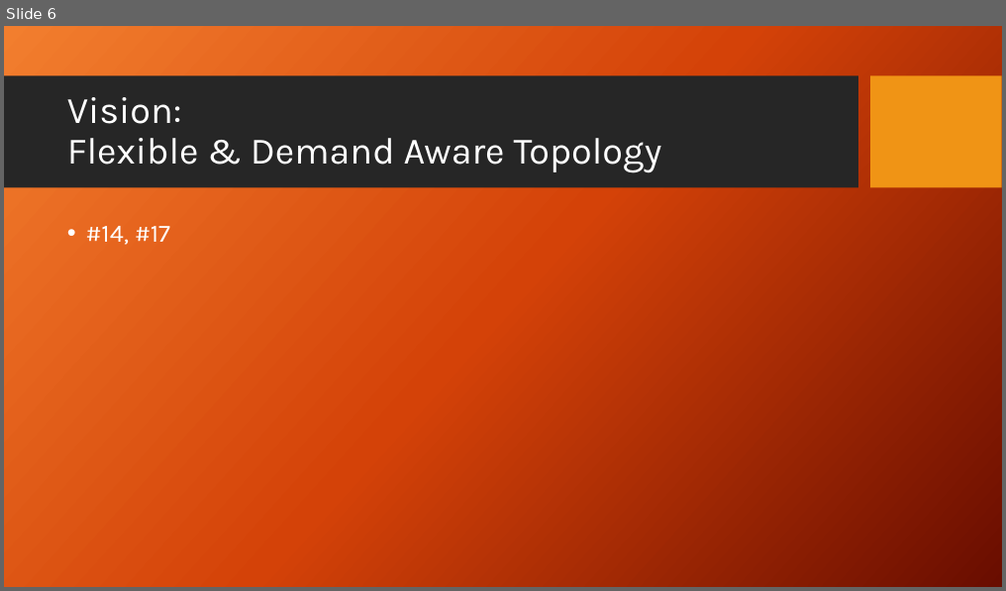
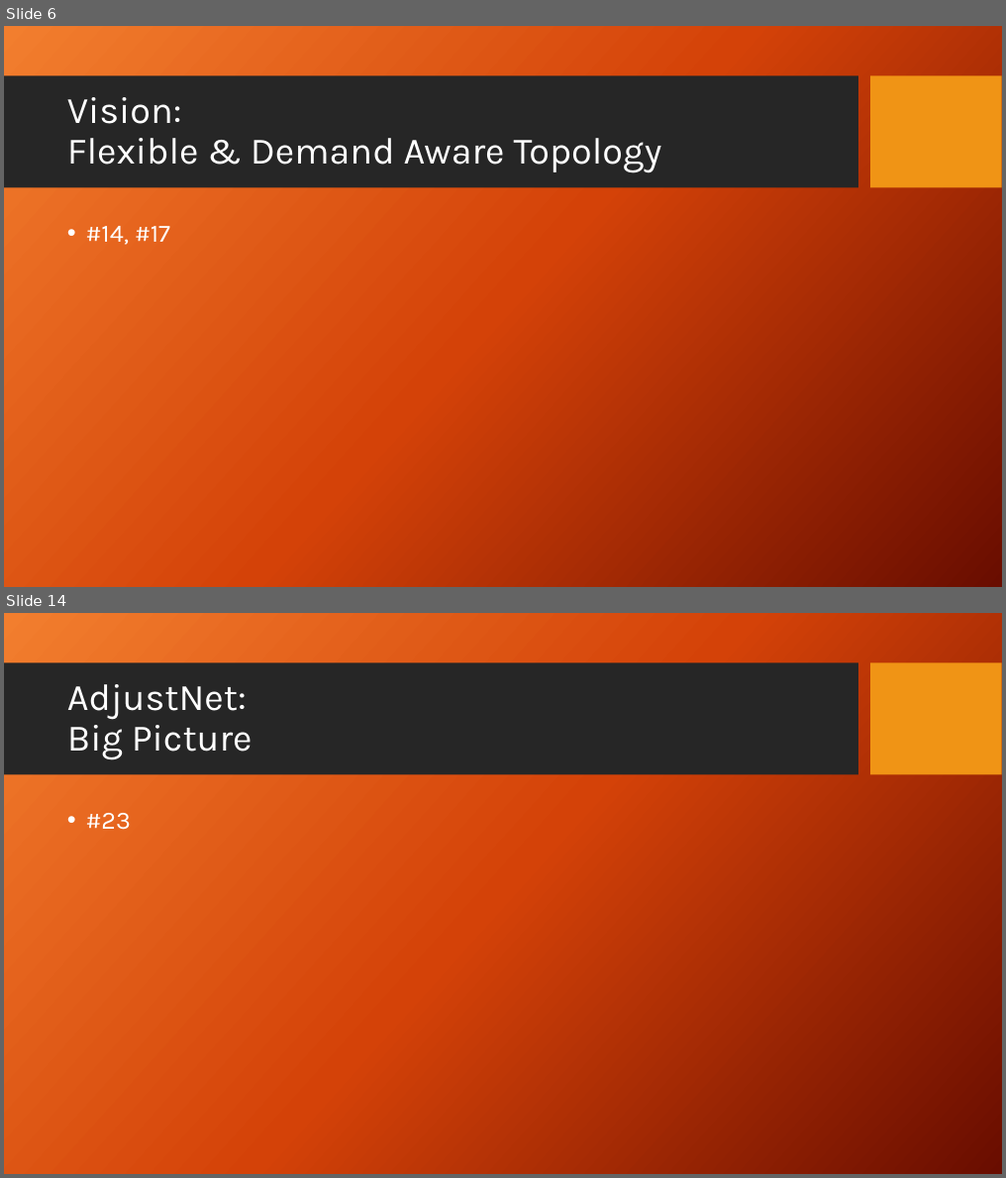
Before and after one commit to subhrendu1987/Presentations, a slide deck: ReadingGroup/ReadingGroup-AdjustNet.pptx. Shown one above the other, each under a label of ours: slide 6 before the commit, slides 6 and 14 after it; the slides between them are not shown. The pictures are 1006x591 and 1006x1178 pixels, drawn with LibreOffice and Linux fonts; fonts in the diff are those of the drawing; background and template pictures are left out. Boxes give left, top, right and bottom in pixels: in the first picture for what was removed or moved away, otherwise in the second. Text is boxed around its words. In the diff, an @@ line names an element or a change of style, - is before the commit and + after.

```diff
--- a/ReadingGroup/ReadingGroup-AdjustNet.pptx
+++ b/ReadingGroup/ReadingGroup-AdjustNet.pptx
@@ slide 14 added at [4, 613, 1002, 1174], background picture (left out); not listed: 2 template elements that a slide beside it also shows @@
@@ title added at [67, 684, 252, 761], 36 pt, text #FFFFFF @@
+AdjustNet:
+Big Picture
@@ text added at [86, 813, 131, 830], 24 pt, text #FFFFFF @@
+• #23
```
Also in this commit, not shown: 1 slide changed, 7 other slides added, 1 slide removed.
